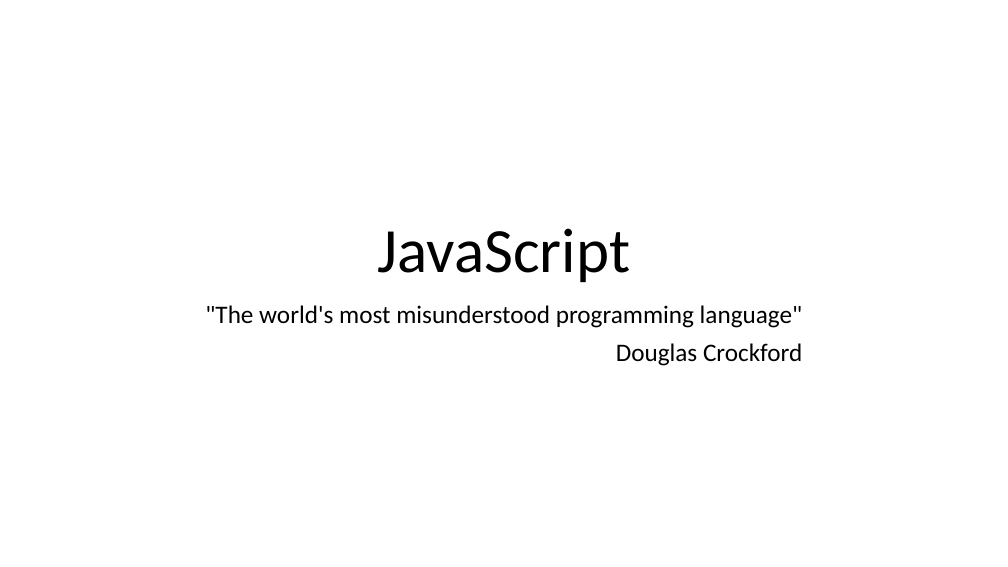
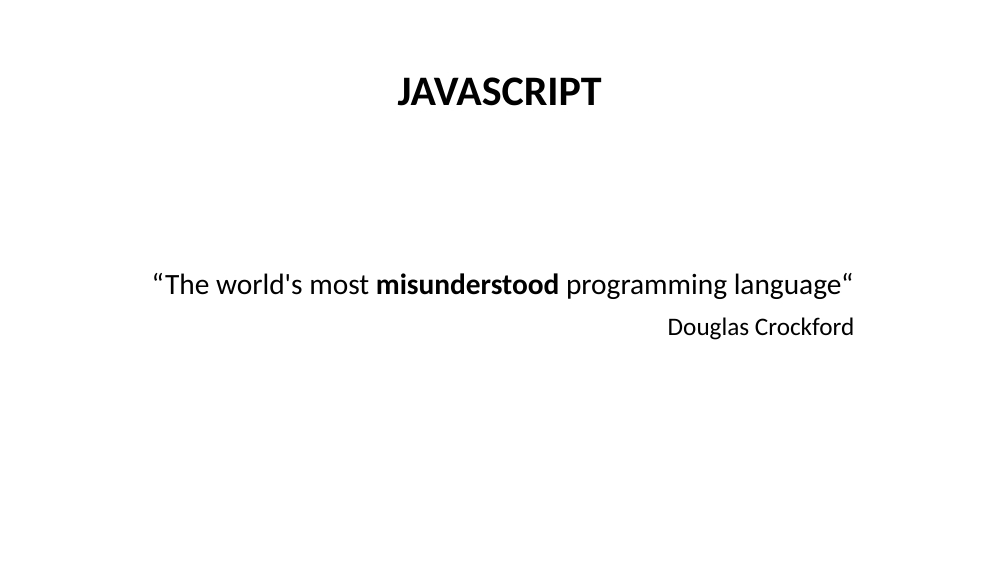
Before and after one commit to NickNaso/nodejs-tsw-2017, a slide deck: slide 13 of slides/nodejs-from-zero-to-hero.pptx (slide 14 before the commit). Drawn at 1008x567 pixels with LibreOffice and Linux fonts; fonts in the diff are those of the drawing. Boxes give left, top, right and bottom in pixels: in the first picture for what was removed or moved away, otherwise in the second. Text is boxed around its words. In the diff, an @@ line names an element or a change of style, - is before the commit and + after.

```diff
--- a/slides/nodejs-from-zero-to-hero.pptx
+++ b/slides/nodejs-from-zero-to-hero.pptx
@@ text "JAVASCRIPT" at box(398, 77, 602, 106): vertical alignment bottom to top @@
@@ text at box(398, 77, 602, 106): text changed; size 60 to 40 pt; bold on @@
-JavaScript
+JAVASCRIPT
@@ text at box(152, 273, 854, 299): text changed; size 24 to 28 pt @@
-"The world's most misunderstood programming language"
-Douglas Crockford
+“The world's most misunderstood programming language“
@@ text added at box(668, 317, 854, 340), 24 pt, text #000000 @@
+Douglas Crockford
```
Also in this commit, not shown: 11 other slides changed, 7 slides added, 8 slides removed, 1 other file.
